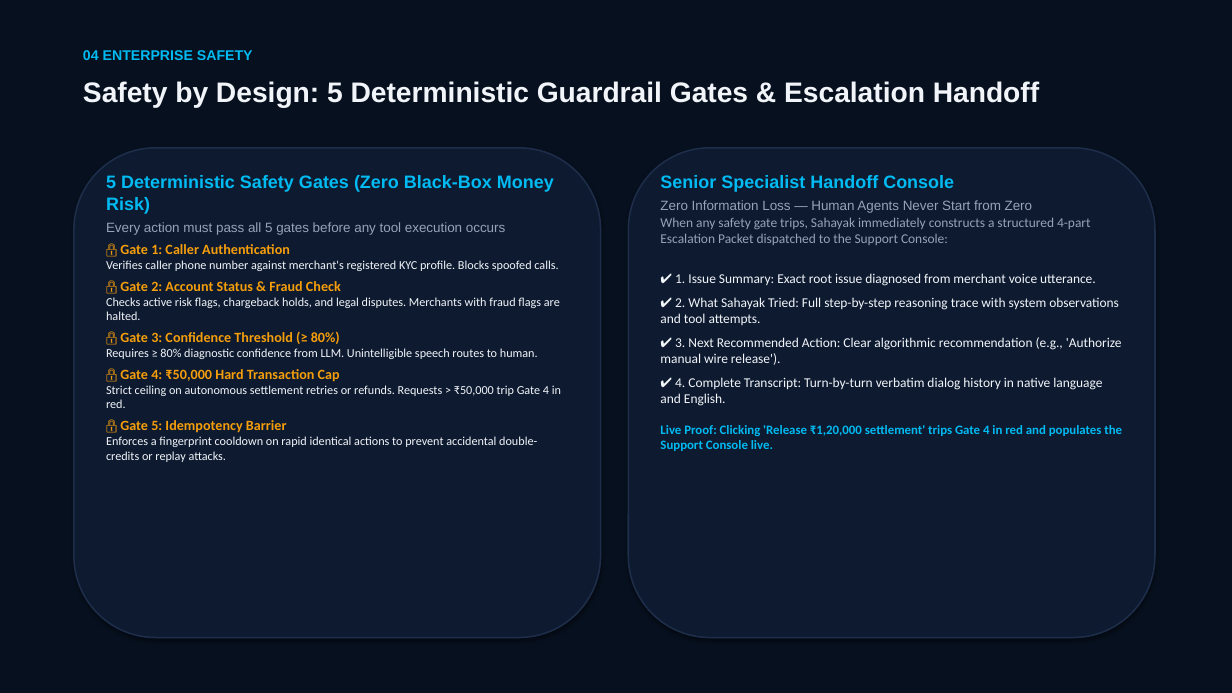
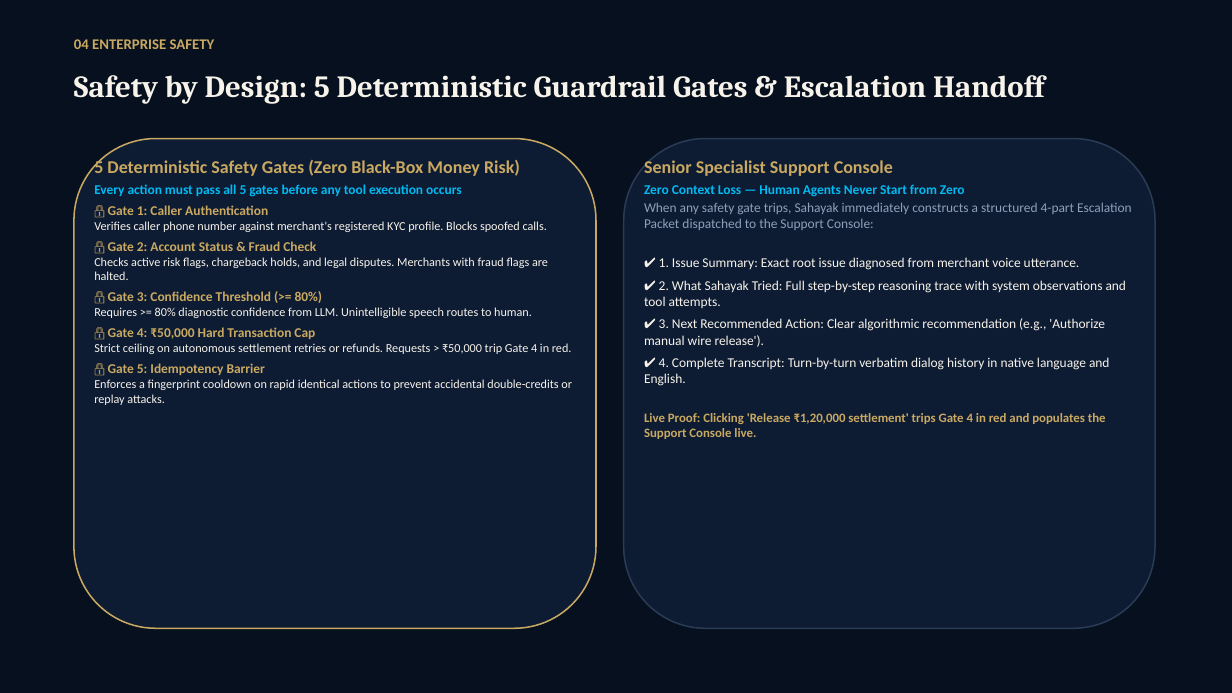
Before and after one commit to Tenali-Radhika/sahayak, a slide deck: slide 5 of Sahayak_Final_Evaluation_Prototype.pptx. Drawn at 1232x693 pixels with LibreOffice and Linux fonts; fonts in the diff are those of the drawing; background and template pictures are left out; a plain dark background stands for a picture behind light text. Boxes give left, top, right and bottom in pixels: in the first picture for what was removed or moved away, otherwise in the second. Text is boxed around its words. In the diff, an @@ line names an element or a change of style, - is before the commit and + after.

Commit message:
Polish prototype UI and evaluation deck
Refresh the presentation with the SahayakLuxe theme and improve the prototype’s scenario navigation, voice controls, execution progress, safety-gate states, and simulated-action disclosures. Regenerate the audit ledger for the latest demo run.

```diff
--- a/Sahayak_Final_Evaluation_Prototype.pptx
+++ b/Sahayak_Final_Evaluation_Prototype.pptx
@@ background #FFFFFF to picture (left out) @@
@@ rectangle at [0,0,1232,693]: fill #07101E to #06101F; shadow off @@
@@ text "04 ENTERPRISE SAFETY": place and size @@
-text "04 ENTERPRISE SAFETY" at [83,50,253,60]
+text "04 ENTERPRISE SAFETY" at [74,39,215,49]
@@ text "04 ENTERPRISE SAFETY" at [74,39,215,49]: size 11 to 11.5 pt, font Arial to Calibri, text colour #00BAF2 to #C9A961 @@
@@ text "Safety by Design: 5 Deterministic ..." at [74,75,1044,104]: size 22 to 24 pt, font Arial to Cambria, text colour #F1F5F9 to #F7F3EA @@
@@ rounded rectangle: place and size @@
-rounded rectangle at [74,148,601,638]
+rounded rectangle at [74,139,596,628]
@@ rounded rectangle at [74,139,596,628]: fill #0E1A30 to #0D1B33; outline #1E2E4A 1.2 pt to #C9A961 1.2 pt; shadow off @@
@@ rounded rectangle: place and size @@
-rounded rectangle at [628,148,1155,638]
+rounded rectangle at [624,139,1155,628]
@@ rounded rectangle at [624,139,1155,628]: fill #0E1A30 to #0D1B33; outline #1E2E4A 1.2 pt to #2A3B54 1.2 pt; shadow off @@
@@ text at [94,158,572,405]: font Arial to Calibri in "5 Deterministic Safety Gates (Zero Black-Box Money ...", "Every action must pass all 5 gates ..."; text colour #00BAF2 to #C9A961 in "5 Deterministic Safety Gates (Zero Black-Box Money ..."; text colour #94A3B8 to #00BAF2, bold on in "Every action must pass all 5 gates ..."; size 11 to 10.5 pt, text colour #F59E0B to #C9A961 in "🔒 Gate 1: Caller Authentication", "🔒 Gate 2: Account Status & Fraud ...", "🔒 Gate 4: ₹50,000 Hard Transaction Cap", "🔒 Gate 5: Idempotency Barrier"; text colour #F1F5F9 to #F7F3EA in "Verifies caller phone number against merchant's registered ...", "Checks active risk flags, chargeback holds, and ...", "Strict ceiling on autonomous settlement retries or ...", "Enforces a fingerprint cooldown on rapid identical ..."; less space between paragraphs @@
@@ text "5 Deterministic Safety Gates (Zero ...": place and size @@
-text "5 Deterministic Safety Gates (Zero ..." at [106,175,561,462]
+text "5 Deterministic Safety Gates (Zero ..." at [94,158,572,405]
@@ text at [644,160,965,197]: text changed; font Arial to Calibri; text colour #94A3B8 to #00BAF2; bold on @@
-Senior Specialist Handoff Console
-Zero Information Loss — Human Agents Never Start from Zero
+Senior Specialist Support Console
+Zero Context Loss — Human Agents Never Start from Zero
@@ text "Senior Specialist Support Console": place and size @@
-text "Senior Specialist Support Console" at [660,175,1122,451]
+text "Senior Specialist Support Console" at [644,160,1132,439]
@@ text at [644,202,1132,439]: text colour #94A3B8 to #8EA0BA in "When any safety gate trips, Sahayak immediately ..."; text colour #F1F5F9 to #F7F3EA in "✔ 1. Issue Summary: Exact root issue ...", "✔ 2. What Sahayak Tried: Full step-by-step ...", "✔ 3. Next Recommended Action: Clear algorithmic ...", "✔ 4. Complete Transcript: Turn-by-turn verbatim dialog ..."; text colour #00BAF2 to #C9A961 in "Live Proof: Clicking 'Release ₹1,20,000 settlement' trips ..."; more space between paragraphs; less space between paragraphs @@
@@ text at [94,291,532,318]: text changed; text colour #F1F5F9 to #F7F3EA @@
-🔒 Gate 3: Confidence Threshold (≥ 80%)
-Requires ≥ 80% diagnostic confidence from LLM. Unintelligible speech routes to human.
+🔒 Gate 3: Confidence Threshold (>= 80%)
+Requires >= 80% diagnostic confidence from LLM. Unintelligible speech routes to human.
```
Also in this commit, not shown: 7 other slides changed, 3 other files.
